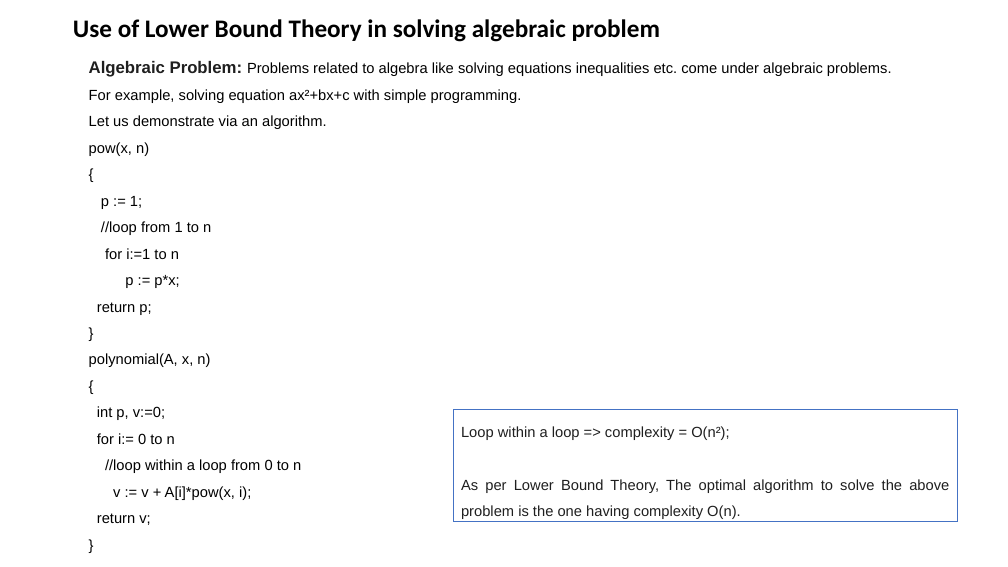
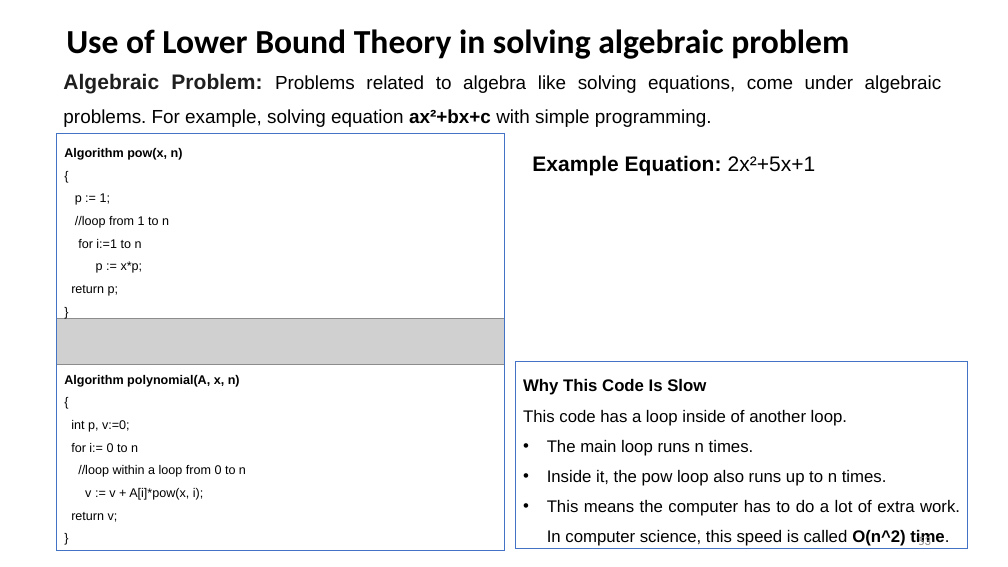
Before and after one commit to dayanandyadav205/CS-402-ADA, a slide deck: slide 53 of PPT_Notes/Unit-4_Backtracking_Branch_and_Bound/Unit-4_Backtracking_Branch_and_Bound.pptx (slide 52 before the commit). Drawn at 1008x567 pixels with LibreOffice and Linux fonts; fonts in the diff are those of the drawing; grey boxes stand for pictures. Boxes give left, top, right and bottom in pixels: in the first picture for what was removed or moved away, otherwise in the second. Text is boxed around its words. In the diff, an @@ line names an element or a change of style, - is before the commit and + after.

```diff
--- a/PPT_Notes/Unit-4_Backtracking_Branch_and_Bound/Unit-4_Backtracking_Branch_and_Bound.pptx
+++ b/PPT_Notes/Unit-4_Backtracking_Branch_and_Bound/Unit-4_Backtracking_Branch_and_Bound.pptx
@@ text "Use of Lower Bound Theory ...": place and size @@
-text "Use of Lower Bound Theory ..." at bbox=[73, 19, 661, 42]
+text "Use of Lower Bound Theory ..." at bbox=[66, 29, 849, 59]
@@ text "Use of Lower Bound Theory ..." at bbox=[66, 29, 849, 59]: size 24 to 32 pt @@
@@ text at bbox=[63, 73, 942, 127]: text changed; size 14 to 18 pt @@
-Algebraic Problem: Problems related to algebra like solving equations inequalities etc. come under algebraic problems.
-For example, solving equation ax²+bx+c with simple programming.
-Let us demonstrate via an algorithm.
-pow(x, n)
-{
-p := 1;
-//loop from 1 to n
-for i:=1 to n
-p := p*x;
-return p;
-}
-polynomial(A, x, n)
-{
-int p, v:=0;
-for i:= 0 to n
-//loop within a loop from 0 to n
-v := v + A[i]*pow(x, i);
-return v;
-}
+Algebraic Problem: Problems related to algebra like solving equations, come under algebraic problems. For example, solving equation ax²+bx+c with simple programming.
@@ rectangle added at bbox=[57, 134, 505, 551], outline #4472C4 0.75 pt, 12 pt, text #000000 @@
+Algorithm pow(x, n)
+{
+p := 1;
+//loop from 1 to n
+for i:=1 to n
+p := x*p;
+return p;
+}
+Algorithm polynomial(A, x, n)
+{
+int p, v:=0;
+for i:= 0 to n
+//loop within a loop from 0 to n
+v := v + A[i]*pow(x, i);
+return v;
+}
@@ text added at bbox=[532, 155, 816, 175], 20 pt, text #000000, bold @@
+Example Equation: 2x²+5x+1
@@ picture added at bbox=[56, 319, 504, 364] @@
@@ rectangle added at bbox=[516, 361, 968, 548], outline #4472C4 0.75 pt, 16 pt, text #000000 @@
+Why This Code Is Slow
+This code has a loop inside of another loop.
+• The main loop runs n times.
+• Inside it, the pow loop also runs up to n times.
+• This means the computer has to do a lot of extra work. In computer science, this speed is called O(n^2) time.
@@ rectangle removed at bbox=[454, 410, 958, 522] @@
-Loop within a loop => complexity = O(n²);
-As per Lower Bound Theory, The optimal algorithm to solve the above problem is the one having complexity O(n).
@@ page number added at bbox=[918, 535, 931, 549], 12 pt, text #8C8C8C @@
+53
```
Also in this commit, not shown: 51 other slides changed, 10 slides added, 2 slides removed, 13 other files.
